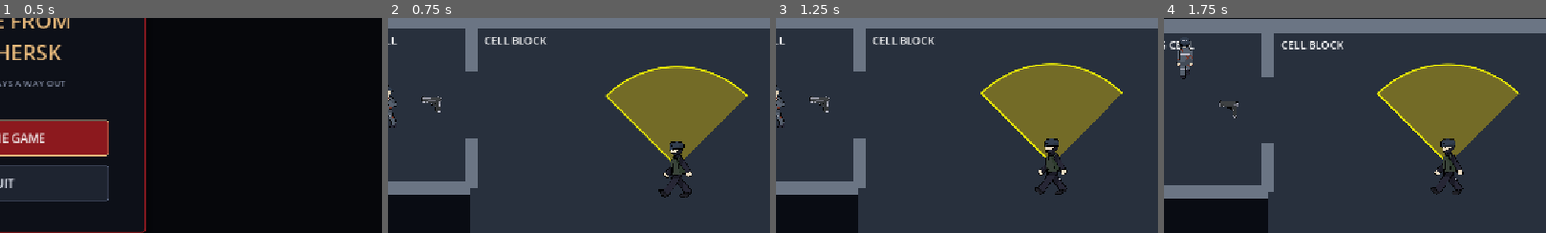
Above: before the commit, frames 1-4 (left to right).
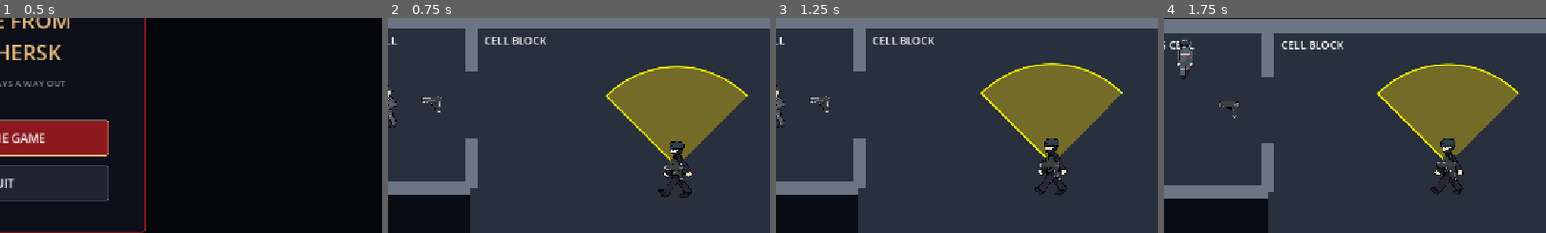
Above: after the commit, the same moments.

Repository: Lolanimus/EscapeFromBrothersk
Game: Godot game, scene res://scenes/main_menu.tscn
The game is run twice, just before and just after one commit, with the same random seed, the same clock (stepped at 60 frames per second) and the same inputs.
Inputs (mouse positions are % of the whole screen's width and height, from its top left):
- Up to frame 1 (0.5 s): no input
- Up to frame 2 (0.75 s): click "PLAY THE GAME" at 0.5 s
- Up to frame 3 (1.25 s): no input
- Up to frame 4 (1.75 s): move the mouse to (45, 70) at 1.27 s; hold W (move_up) from 1.28 s (still down); tap E (interact) at 1.35 s; click (45, 70) at 1.42 s
The pictures show only the part of the screen within x 50-100%, y 30-80%; the shares and areas given below are measured in that part.

Frame 1 is identical in both runs. In frame 2, 0.1% of the frame differs, in the area x 72-78%, y 67-76%; in frame 3, 0.1%; in frame 4, 0.1%, in the area x 71-77%, y 66-75%.

Commit message:
give enemy gun, didnt code for gun yet

Diff:
--- a/scenes/main.tscn
+++ b/scenes/main.tscn
@@ -227,3 +227,19 @@
 position = Vector2(-5.9999695, 3.0000305)
 scale = Vector2(0.1, 0.1)
 texture = ExtResource("21_yc10j")
+
+[node name="Pistol" type="Area2D" parent="Enemies/Enemy1" unique_id=1323120871 groups=["weapon_pickups"]]
+position = Vector2(-11, 10)
+collision_layer = 0
+collision_mask = 0
+script = ExtResource("6_pickup")
+
+[node name="CollisionShape2D" type="CollisionShape2D" parent="Enemies/Enemy1/Pistol" unique_id=526449005]
+position = Vector2(6, -1)
+shape = SubResource("CircleShape2D_pistol")
+
+[node name="Visual" type="Sprite2D" parent="Enemies/Enemy1/Pistol" unique_id=403238186]
+texture_filter = 1
+position = Vector2(0.99999994, 0.99999994)
+scale = Vector2(0.05, 0.05)
+texture = ExtResource("13_pistol_pickup")
